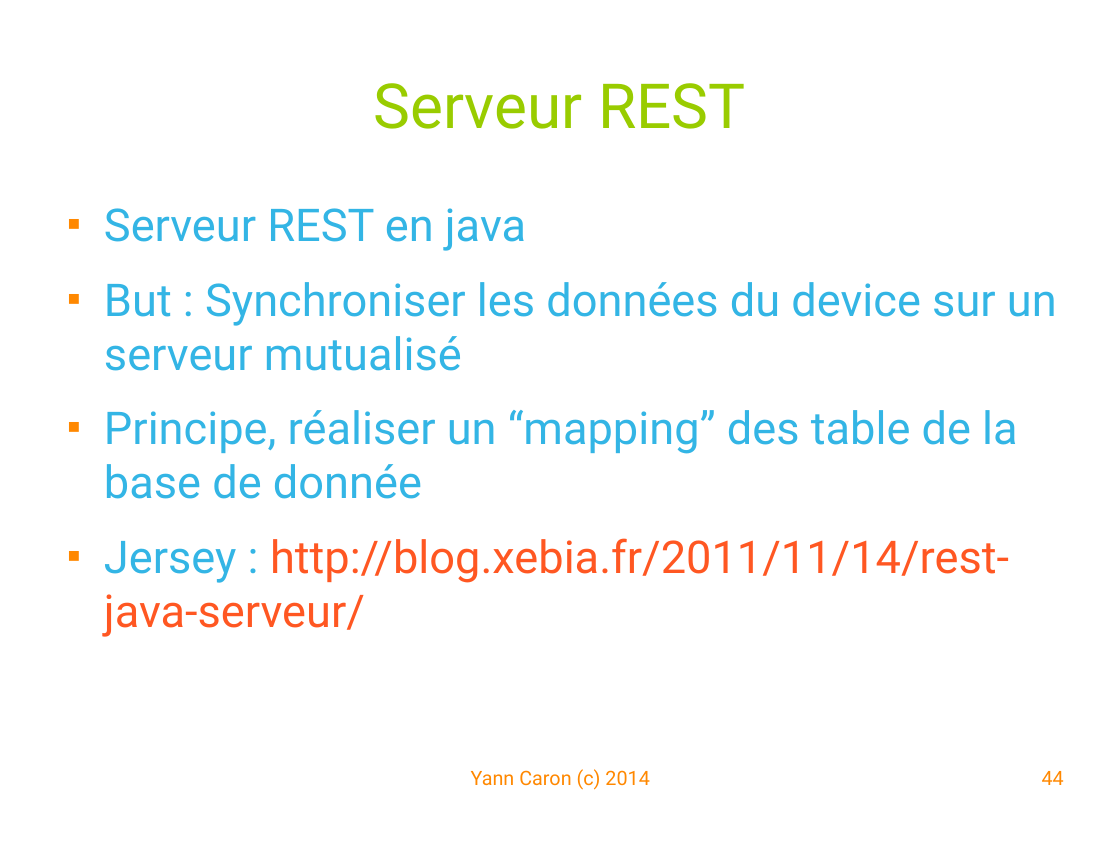
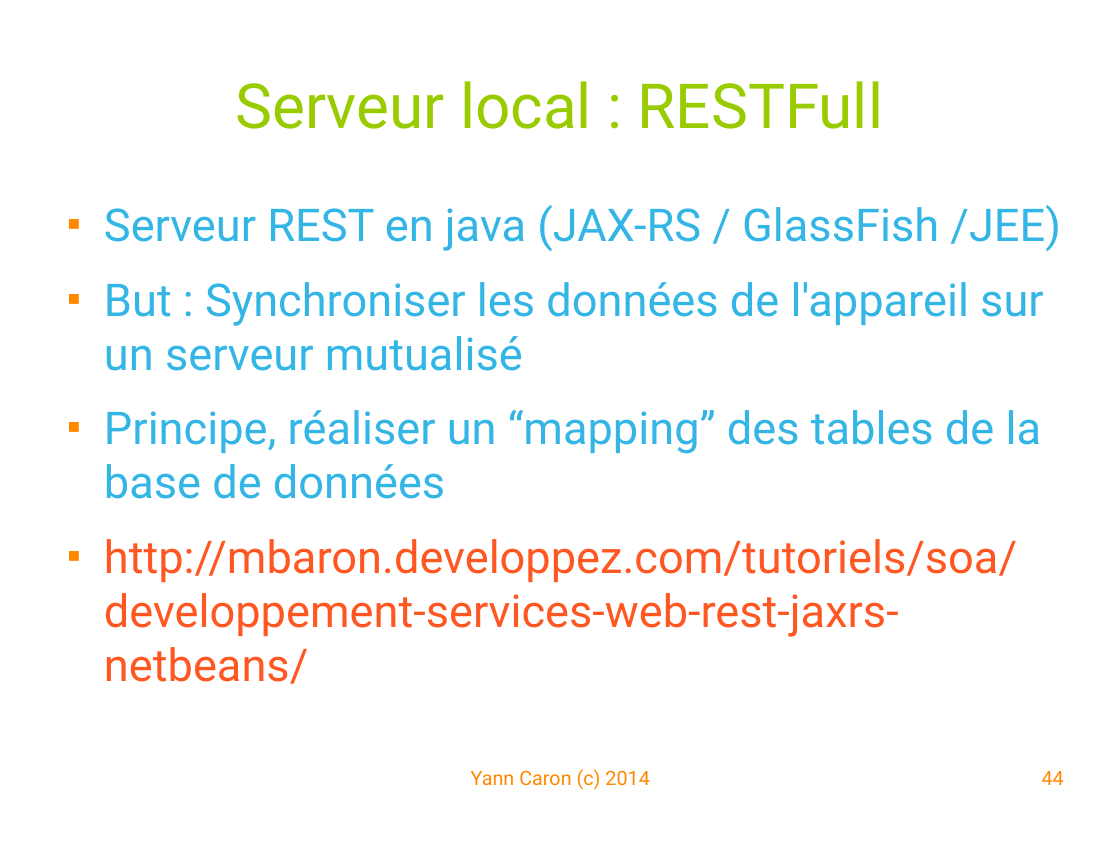
Before and after one commit to YannCaron/Android-ENSG, a slide deck: slide 44 of 09 - WebServices.odp. Drawn at 1120x841 pixels with LibreOffice and Linux fonts; fonts in the diff are those of the drawing; background and template pictures are left out. Boxes give left, top, right and bottom in pixels: in the first picture for what was removed or moved away, otherwise in the second. Text is boxed around its words. In the diff, an @@ line names an element or a change of style, - is before the commit and + after.

```diff
--- a/09 - WebServices.odp
+++ b/09 - WebServices.odp
@@ title at (236, 81, 883, 129): text changed @@
-Serveur REST
+Serveur local : RESTFull
@@ text at (104, 205, 1061, 684): text changed @@
-■ Serveur REST en java
-■ But : Synchroniser les données du device sur un serveur mutualisé
-■ Principe, réaliser un “mapping” des table de la base de donnée
-■ Jersey : http://blog.xebia.fr/2011/11/14/rest-java-serveur/
+■ Serveur REST en java (JAX-RS / GlassFish /JEE)
+■ But : Synchroniser les données de l'appareil sur un serveur mutualisé
+■ Principe, réaliser un “mapping” des tables de la base de données
+■ http://mbaron.developpez.com/tutoriels/soa/developpement-services-web-rest-jaxrs-netbeans/
```
Also in this commit, not shown: 15 other slides changed, 1 slide added, 1 slide removed, 1 other file.
